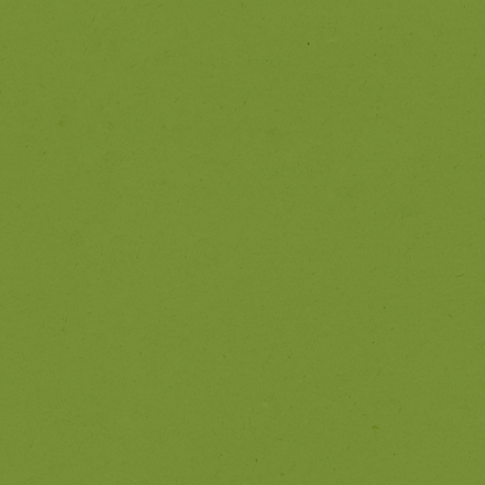
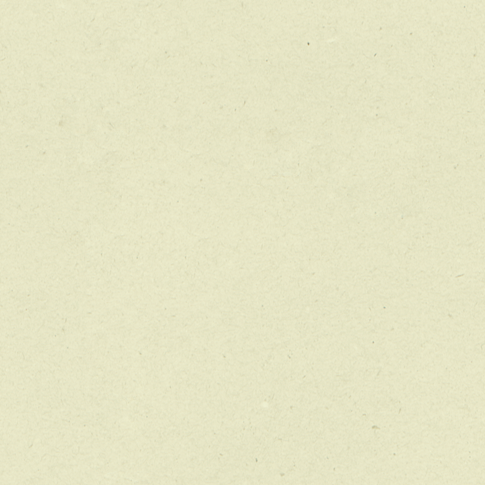
Before/after of a 485x485 layered artwork. What changed in the layer stack:
hid "GREEN" over [0, 0, 485, 485]
added layer "PAPER" (1st of 2) above "PAPER" over [0, 0, 485, 485]
showed "PAPER" (2nd of 2) over [0, 0, 485, 485]
